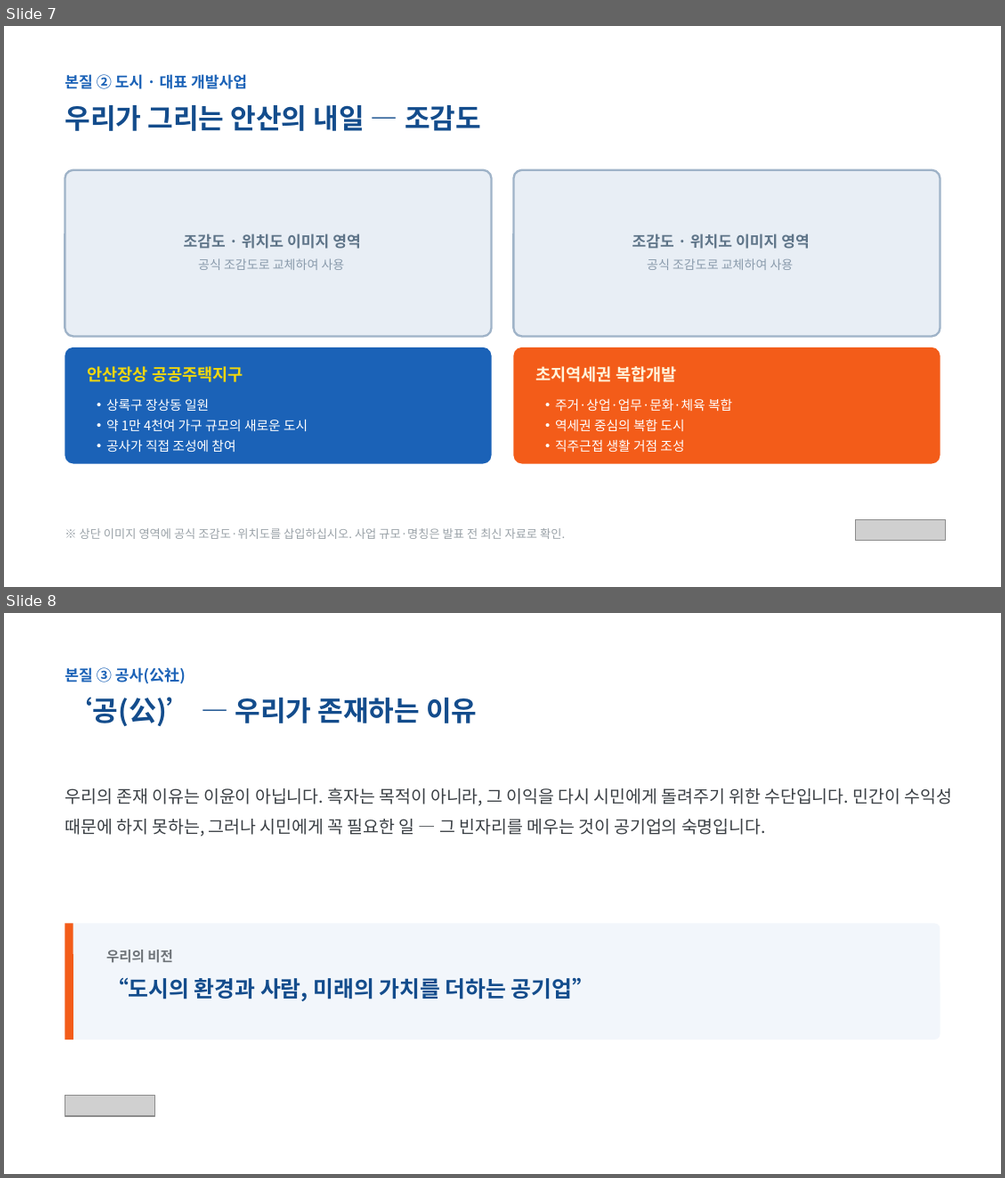
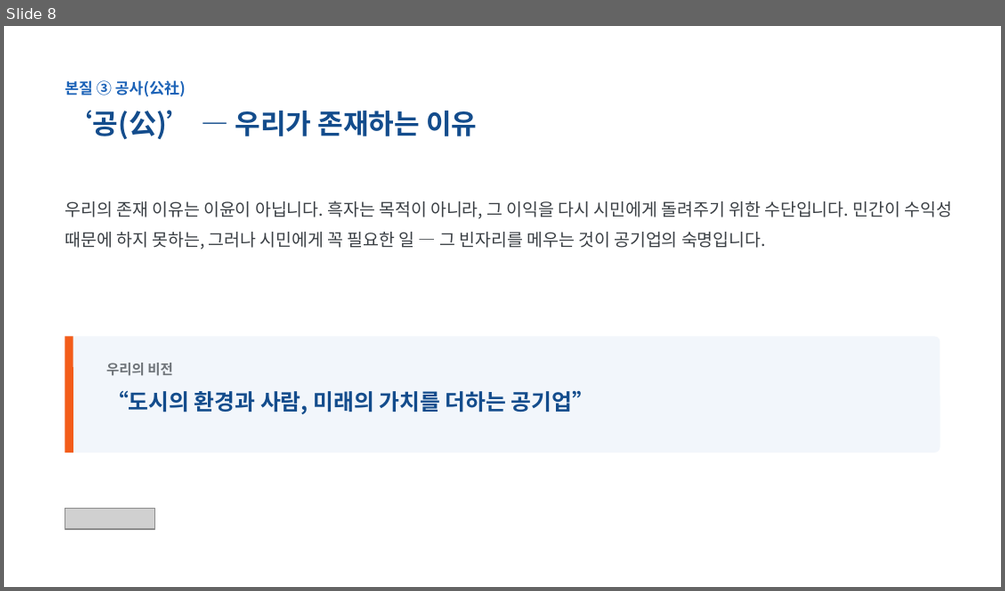
Before and after one commit to lbs6368-arch/my-project, a slide deck: 안산도시공사_직원워크샵_사장특강_발표자료_20261024.pptx. Shown one above the other, each under a label of ours: slides 7 and 8 before the commit, slide 8 after it. The pictures are 1005x1178 and 1005x591 pixels, drawn with LibreOffice and Linux fonts; fonts in the diff are those of the drawing; grey boxes stand for pictures. Boxes give left, top, right and bottom in pixels: in the first picture for what was removed or moved away, otherwise in the second. Text is boxed around its words. In the diff, an @@ line names an element or a change of style, - is before the commit and + after.

```diff
--- a/안산도시공사_직원워크샵_사장특강_발표자료_20261024.pptx
+++ b/안산도시공사_직원워크샵_사장특강_발표자료_20261024.pptx
@@ slide 7 removed at [4, 26, 1001, 587], background #FFFFFF @@
@@ text removed at [65, 74, 247, 89] @@
-본질 ② 도시 · 대표 개발사업
@@ text removed at [65, 105, 481, 131] @@
-우리가 그리는 안산의 내일 — 조감도
@@ rounded rectangle removed at [65, 169, 492, 336] @@
@@ rounded rectangle removed at [513, 169, 940, 336] @@
@@ text removed at [184, 233, 361, 248] @@
-조감도 · 위치도 이미지 영역
@@ text removed at [632, 233, 809, 248] @@
-조감도 · 위치도 이미지 영역
@@ text removed at [198, 258, 345, 270] @@
-공식 조감도로 교체하여 사용
@@ text removed at [647, 258, 793, 270] @@
-공식 조감도로 교체하여 사용
@@ rounded rectangle removed at [65, 347, 492, 464] @@
@@ text removed at [87, 366, 243, 382] @@
-안산장상 공공주택지구
@@ rounded rectangle removed at [513, 347, 940, 464] @@
@@ text removed at [535, 366, 677, 382] @@
-초지역세권 복합개발
@@ text removed at [106, 398, 307, 451] @@
-• 상록구 장상동 일원
-• 약 1만 4천여 가구 규모의 새로운 도시
-• 공사가 직접 조성에 참여
@@ text removed at [555, 398, 732, 451] @@
-• 주거·상업·업무·문화·체육 복합
-• 역세권 중심의 복합 도시
-• 직주근접 생활 거점 조성
@@ text removed at [80, 528, 565, 539] @@
-※ 상단 이미지 영역에 공식 조감도·위치도를 삽입하십시오. 사업 규모·명칭은 발표 전 최신 자료로 확인.
@@ picture removed at [855, 519, 945, 540] @@
```
Also in this commit, not shown: 1 slide changed, 1 slide added, 1 other file.
